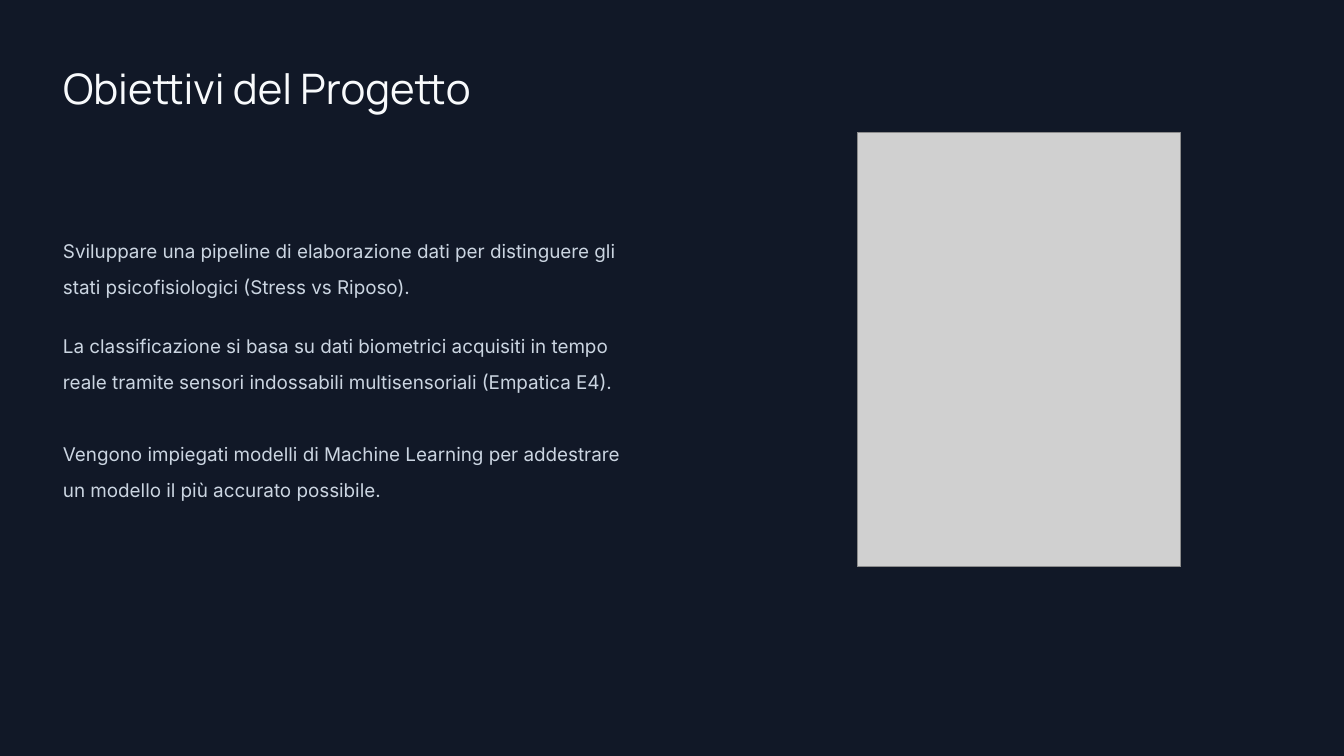
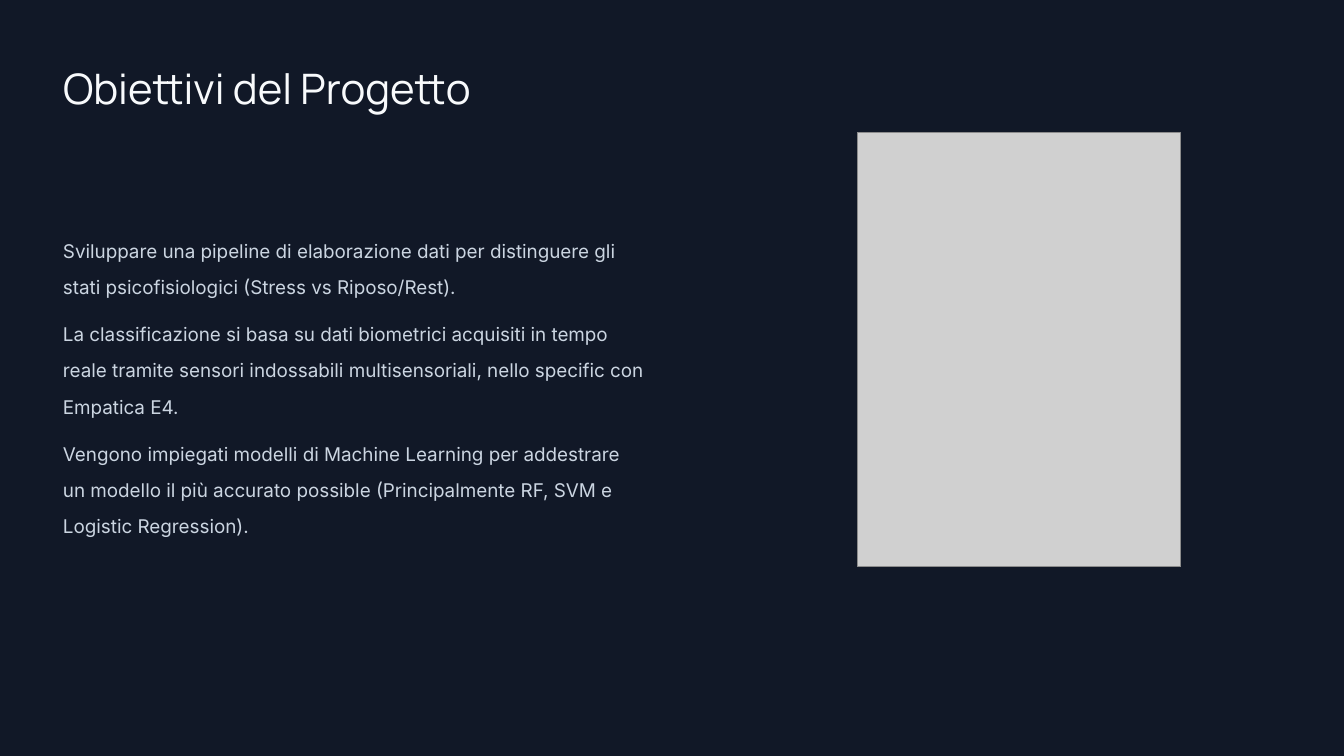
Before and after one commit to GABRYCA/ml-stress-rest, a slide deck: slide 2 of Progetto Interfacce Uomo-Macchina.pptx. Drawn at 1344x756 pixels with LibreOffice and Linux fonts; fonts in the diff are those of the drawing; grey boxes stand for pictures; background and template pictures are left out. Boxes give left, top, right and bottom in pixels: in the first picture for what was removed or moved away, otherwise in the second. Text is boxed around its words. In the diff, an @@ line names an element or a change of style, - is before the commit and + after.

```diff
--- a/Progetto Interfacce Uomo-Macchina.pptx
+++ b/Progetto Interfacce Uomo-Macchina.pptx
@@ text at (63, 244, 615, 298): text changed @@
-Sviluppare una pipeline di elaborazione dati per distinguere gli stati psicofisiologici (Stress vs Riposo).
+Sviluppare una pipeline di elaborazione dati per distinguere gli stati psicofisiologici (Stress vs Riposo/Rest).
@@ text at (63, 326, 643, 418): text changed @@
-La classificazione si basa su dati biometrici acquisiti in tempo reale tramite sensori indossabili multisensoriali (Empatica E4).
+La classificazione si basa su dati biometrici acquisiti in tempo reale tramite sensori indossabili multisensoriali, nello specific con Empatica E4.
@@ text at (63, 447, 620, 537): text changed @@
-Vengono impiegati modelli di Machine Learning per addestrare un modello il più accurato possibile.
+Vengono impiegati modelli di Machine Learning per addestrare un modello il più accurato possible (Principalmente RF, SVM e Logistic Regression).
```
Also in this commit, not shown: 8 other slides changed, 1 slide added, 4 other files.
